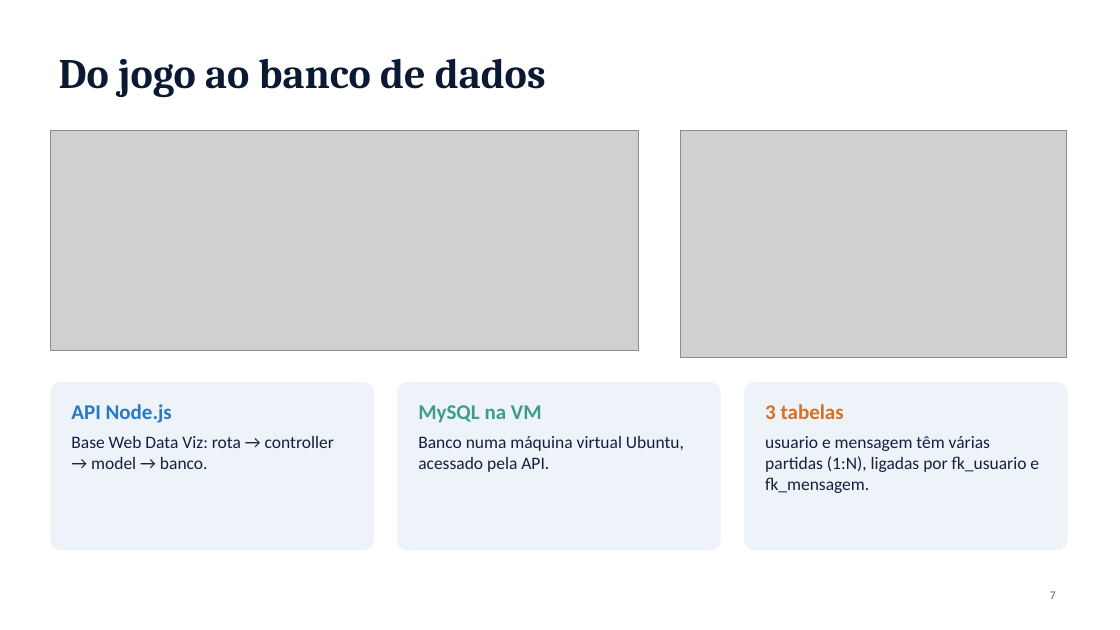
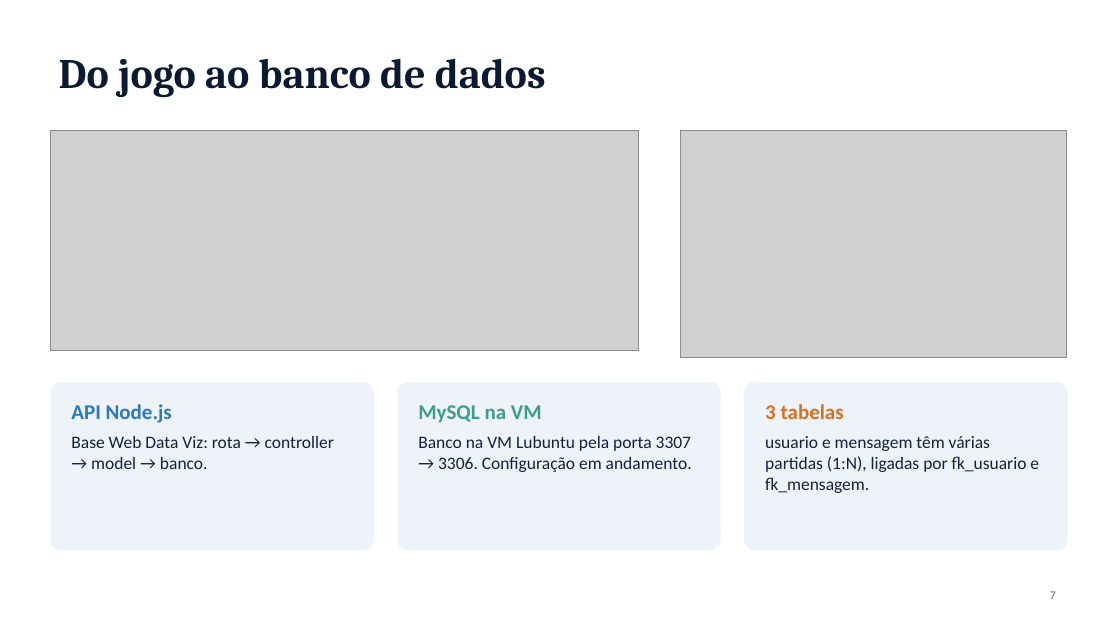
Before and after one commit to yPatrick0/projeto-individual-Patrick, a slide deck: slide 7 of ti/apresentacao.pptx. Drawn at 1120x630 pixels with LibreOffice and Linux fonts; fonts in the diff are those of the drawing; grey boxes stand for pictures. Boxes give left, top, right and bottom in pixels: in the first picture for what was removed or moved away, otherwise in the second. Text is boxed around its words. In the diff, an @@ line names an element or a change of style, - is before the commit and + after.

```diff
--- a/ti/apresentacao.pptx
+++ b/ti/apresentacao.pptx
@@ text at [418, 436, 692, 472]: text changed @@
-Banco numa máquina virtual Ubuntu, acessado pela API.
+Banco na VM Lubuntu pela porta 3307 → 3306. Configuração em andamento.
```
Also in this commit, not shown: 1 other slide changed, 18 other files.
